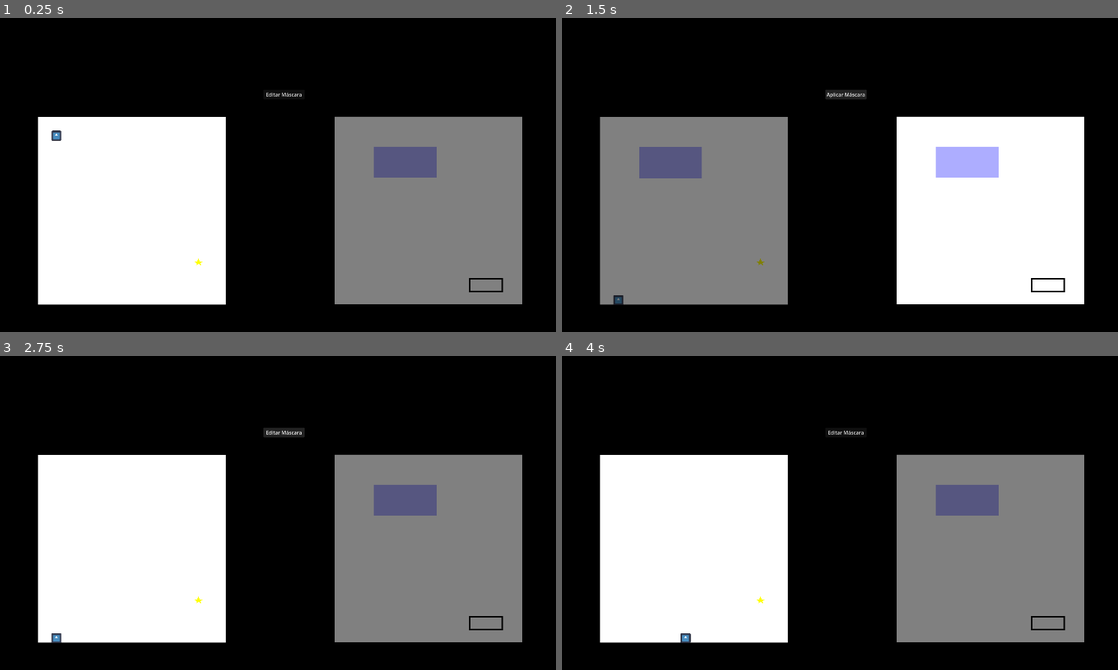
Above: before the commit, frames 1-4 (two rows, left to right).
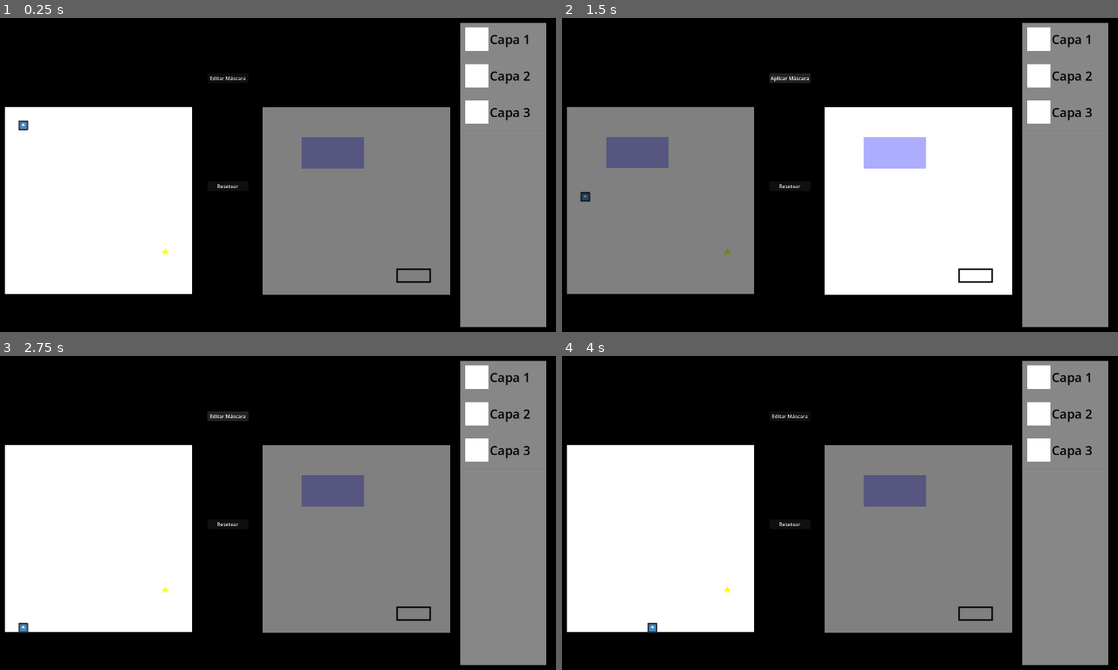
Above: after the commit, the same moments.

Repository: JuanFdS/ggj2026
Game: Godot game, scene res://screens/game_scenes/pruebita.tscn
Two runs of this game, one before a commit and one after it. Both use one fixed random seed, a clock stepped at 60 frames per second and the inputs below. The engine's default icon, where the game draws it, is replaced by a stand-in: a white triangle on a blue panel in a dark square.
Inputs (mouse positions are in pixels of both pictures, inside the frame that each line leads up to):
- Up to frame 1 (0.25 s): no input
- Up to frame 2 (1.5 s): click (789, 187) at 0.5 s, where only the run after the commit has a clickable "Resetear"; click "Editar Máscara" at 1.25 s
- Up to frame 3 (2.75 s): click "Aplicar Máscara" at 2 s
- Up to frame 4 (4 s): tap Enter (ui_accept) at 2.75, 3.02 s; move the mouse to (951, 497) at 2.77 s; hold Right (ui_right) 2.78-3.5 s; click (951, 497) at 2.85 s; drag from (695, 531) to (762, 600) at 3.52 s

The runs differ from the first frame. In frame 1, 30% of the frame differs, in the area x 0-99%, y 1-99%; in frame 2, 38%; in frame 3, 30%; in frame 4, 30%.

Commit message:
Boton de resetear

Diff:
--- /dev/null
+++ b/screens/game_scenes/debug_viewport.gd
@@ -0,0 +1,13 @@
+@tool
+extends Sprite2D
+
+@export var subviewport: SubViewport
+
+@export_tool_button("tuki") var tuki: Callable = asdfjadsfads
+@export var image_texture: ImageTexture
+
+func asdfjadsfads():
+	texture = subviewport.get_texture()
+	image_texture = ImageTexture.new()
+	image_texture.set_image(texture.get_image())
+	texture = image_texture
--- a/screens/game_scenes/pruebita.tscn
+++ b/screens/game_scenes/pruebita.tscn
@@ -9,6 +9,7 @@
 [ext_resource type="Script" uid="uid://c0nrfrhvhoem0" path="res://screens/game_scenes/goal.gd" id="4_2br0v"]
 [ext_resource type="Script" uid="uid://c3ihr86jc3lsg" path="res://screens/game_scenes/preview.gd" id="4_y5ptm"]
 [ext_resource type="Script" uid="uid://cfbw02l2ukjxt" path="res://screens/game_scenes/sub_viewport.gd" id="6_v73ld"]
+[ext_resource type="Script" uid="uid://b5b6vrre3kog" path="res://screens/game_scenes/reset_button.gd" id="7_gvio3"]
 
 [sub_resource type="Gradient" id="Gradient_v73ld"]
 offsets = PackedFloat32Array(0)
@@ -58,6 +59,7 @@
 height = 100
 
 [sub_resource type="RectangleShape2D" id="RectangleShape2D_n54bx"]
+size = Vector2(200, 100)
 
 [sub_resource type="RectangleShape2D" id="RectangleShape2D_x4ba3"]
 size = Vector2(106, 43)
@@ -108,6 +110,13 @@
 [sub_resource type="StyleBoxFlat" id="StyleBoxFlat_2br0v"]
 bg_color = Color(0.0627451, 0.0627451, 0.0627451, 0.827451)
 
+[sub_resource type="StyleBoxFlat" id="StyleBoxFlat_n54bx"]
+bg_color = Color(0.5306541, 0.53065413, 0.53065395, 1)
+
+[sub_resource type="LabelSettings" id="LabelSettings_n54bx"]
+font_size = 40
+font_color = Color(0, 0, 0, 1)
+
 [node name="Nivel" type="Node2D" unique_id=868727410]
 physics_interpolation_mode = 1
 script = ExtResource("1_n54bx")
@@ -119,7 +128,7 @@
 
 [node name="Layer" type="Node2D" parent="." unique_id=105627276 groups=["layer"]]
 unique_name_in_owner = true
-position = Vector2(263, 351)
+position = Vector2(157, 318)
 script = ExtResource("1_dg2up")
 
 [node name="LayerBackground" type="Sprite2D" parent="Layer" unique_id=284435309]
@@ -200,16 +209,26 @@
 
 [node name="MaskButton" type="Button" parent="." unique_id=1551359140]
 unique_name_in_owner = true
-offset_left = 984.0
-offset_top = 263.0
-offset_right = 1116.0
-offset_bottom = 294.0
+offset_left = 805.0
+offset_top = 211.0
+offset_right = 937.0
+offset_bottom = 242.0
 focus_mode = 0
 text = "Aplicar Máscara"
 
+[node name="ResetButton" type="Button" parent="." unique_id=916187850]
+unique_name_in_owner = true
+offset_left = 805.0
+offset_top = 557.0
+offset_right = 937.0
+offset_bottom = 588.0
+focus_mode = 0
+text = "Resetear"
+script = ExtResource("7_gvio3")
+
 [node name="Mask" type="Node2D" parent="." unique_id=384021872]
 unique_name_in_owner = true
-position = Vector2(1212, 350)
+position = Vector2(981, 320)
 script = ExtResource("3_2m1qm")
 
 [node name="MaskBackground" type="Sprite2D" parent="Mask" unique_id=218631811]
@@ -249,7 +268,6 @@
 z_index = 1
 position = Vector2(226, 146)
 script = ExtResource("3_x4ba3")
-MOVE_SPEED = null
 
 [node name="Sprite2D" type="Sprite2D" parent="Mask/MaskSelection" unique_id=26579043]
 texture = SubResource("GradientTexture2D_dg2up")
@@ -333,3 +351,93 @@
 bbcode_enabled = true
 text = "[font_size=100][rainbow]FELICITACIONES[/rainbow][/font_size]
 [center]...mas juego proximamente[/center]"
+
+[node name="Debug" type="CanvasLayer" parent="." unique_id=1166123670]
+
+[node name="CanvasLayer3" type="CanvasLayer" parent="." unique_id=1390342707]
+
+[node name="MarginContainer" type="MarginContainer" parent="CanvasLayer3" unique_id=1235314243]
+offset_left = 1604.0
+offset_top = 39.0
+offset_right = 1899.0
+offset_bottom = 1033.0
+theme_override_constants/margin_left = 10
+theme_override_constants/margin_top = 10
+theme_override_constants/margin_right = 10
+theme_override_constants/margin_bottom = 10
+
+[node name="PanelContainer" type="PanelContainer" parent="CanvasLayer3/MarginContainer" unique_id=807519313]
+layout_mode = 2
+theme_override_styles/panel = SubResource("StyleBoxFlat_n54bx")
+
+[node name="VBoxContainer" type="VBoxContainer" parent="CanvasLayer3/MarginContainer/PanelContainer" unique_id=410194363]
+layout_mode = 2
+
+[node name="MarginContainer" type="MarginContainer" parent="CanvasLayer3/MarginContainer/PanelContainer/VBoxContainer" unique_id=727146191]
+layout_mode = 2
+theme_override_constants/margin_left = 15
+theme_override_constants/margin_top = 15
+theme_override_constants/margin_right = 15
+theme_override_constants/margin_bottom = 15
+
+[node name="HBoxContainer" type="HBoxContainer" parent="CanvasLayer3/MarginContainer/PanelContainer/VBoxContainer/MarginContainer" unique_id=1658391154]
+layout_mode = 2
+
+[node name="ColorRect" type="ColorRect" parent="CanvasLayer3/MarginContainer/PanelContainer/VBoxContainer/MarginContainer/HBoxContainer" unique_id=1684164414]
+custom_minimum_size = Vector2(75, 75)
+layout_mode = 2
+
+[node name="Label" type="Label" parent="CanvasLayer3/MarginContainer/PanelContainer/VBoxContainer/MarginContainer/HBoxContainer" unique_id=256553552]
+layout_mode = 2
+size_flags_horizontal = 3
+text = "Capa 1"
+label_settings = SubResource("LabelSettings_n54bx")
+
+[node name="HSeparator" type="HSeparator" parent="CanvasLayer3/MarginContainer/PanelContainer/VBoxContainer" unique_id=691185603]
+layout_mode = 2
+
+[node name="MarginContainer2" type="MarginContainer" parent="CanvasLayer3/MarginContainer/PanelContainer/VBoxContainer" unique_id=252053980]
+layout_mode = 2
+theme_override_constants/margin_left = 15
+theme_override_constants/margin_top = 15
+theme_override_constants/margin_right = 15
+theme_override_constants/margin_bottom = 15
+
+[node name="HBoxContainer" type="HBoxContainer" parent="CanvasLayer3/MarginContainer/PanelContainer/VBoxContainer/MarginContainer2" unique_id=404262457]
+layout_mode = 2
+
+[node name="ColorRect" type="ColorRect" parent="CanvasLayer3/MarginContainer/PanelContainer/VBoxContainer/MarginContainer2/HBoxContainer" unique_id=593440696]
+custom_minimum_size = Vector2(75, 75)
+layout_mode = 2
+
+[node name="Label" type="Label" parent="CanvasLayer3/MarginContainer/PanelContainer/VBoxContainer/MarginContainer2/HBoxContainer" unique_id=986750713]
+layout_mode = 2
+size_flags_horizontal = 3
+text = "Capa 2"
+label_settings = SubResource("LabelSettings_n54bx")
+
+[node name="HSeparator2" type="HSeparator" parent="CanvasLayer3/MarginContainer/PanelContainer/VBoxContainer" unique_id=338891385]
+layout_mode = 2
+
+[node name="MarginContainer3" type="MarginContainer" parent="CanvasLayer3/MarginContainer/PanelContainer/VBoxContainer" unique_id=962081699]
+layout_mode = 2
+theme_override_constants/margin_left = 15
+theme_override_constants/margin_top = 15
+theme_override_constants/margin_right = 15
+theme_override_constants/margin_bottom = 15
+
+[node name="HBoxContainer" type="HBoxContainer" parent="CanvasLayer3/MarginContainer/PanelContainer/VBoxContainer/MarginContainer3" unique_id=1544416206]
+layout_mode = 2
+
+[node name="ColorRect" type="ColorRect" parent="CanvasLayer3/MarginContainer/PanelContainer/VBoxContainer/MarginContainer3/HBoxContainer" unique_id=1246347768]
+custom_minimum_size = Vector2(75, 75)
+layout_mode = 2
+
+[node name="Label" type="Label" parent="CanvasLayer3/MarginContainer/PanelContainer/VBoxContainer/MarginContainer3/HBoxContainer" unique_id=519289849]
+layout_mode = 2
+size_flags_horizontal = 3
+text = "Capa 3"
+label_settings = SubResource("LabelSettings_n54bx")
+
+[node name="HSeparator3" type="HSeparator" parent="CanvasLayer3/MarginContainer/PanelContainer/VBoxContainer" unique_id=778838162]
+layout_mode = 2
--- /dev/null
+++ b/screens/game_scenes/reset_button.gd
@@ -0,0 +1,4 @@
+extends Button
+
+func _pressed() -> void:
+	get_tree().reload_current_scene()
Not shown, added: screens/game_scenes/debug_viewport.gd.uid
Not shown, added: screens/game_scenes/reset_button.gd.uid
